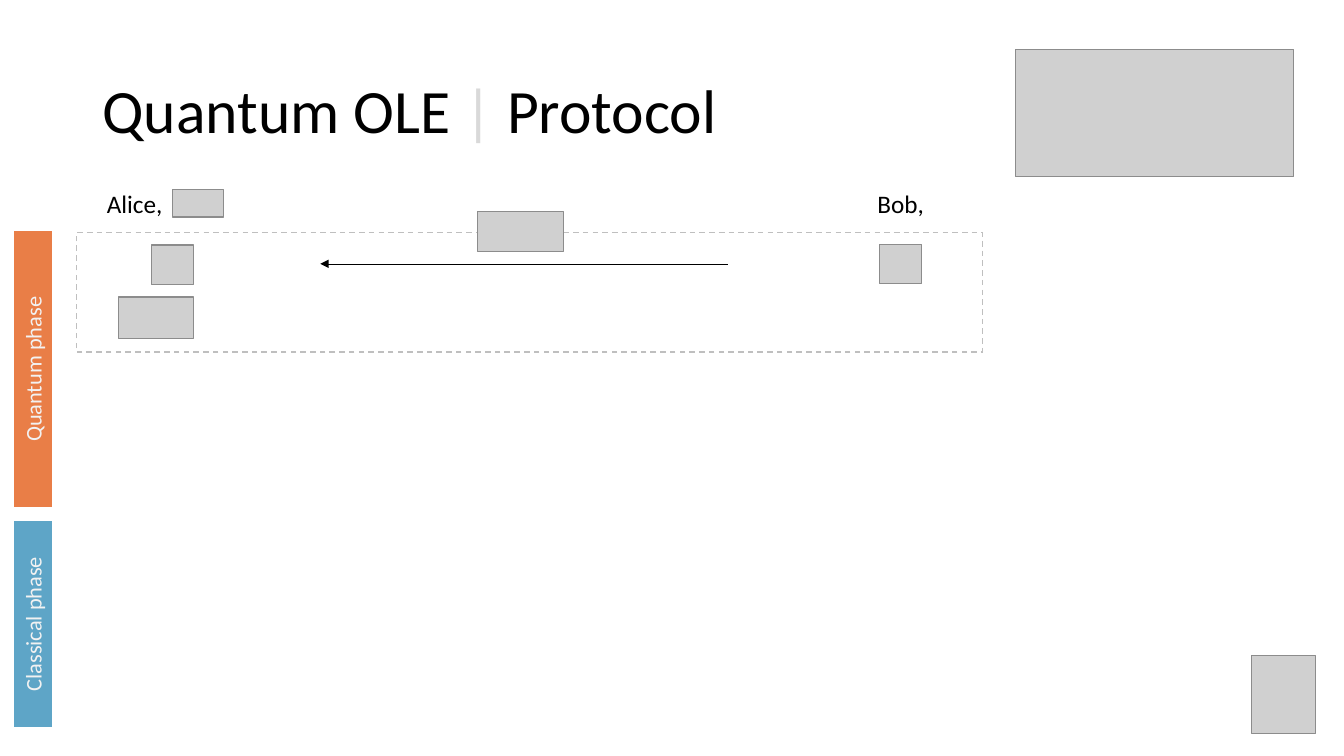
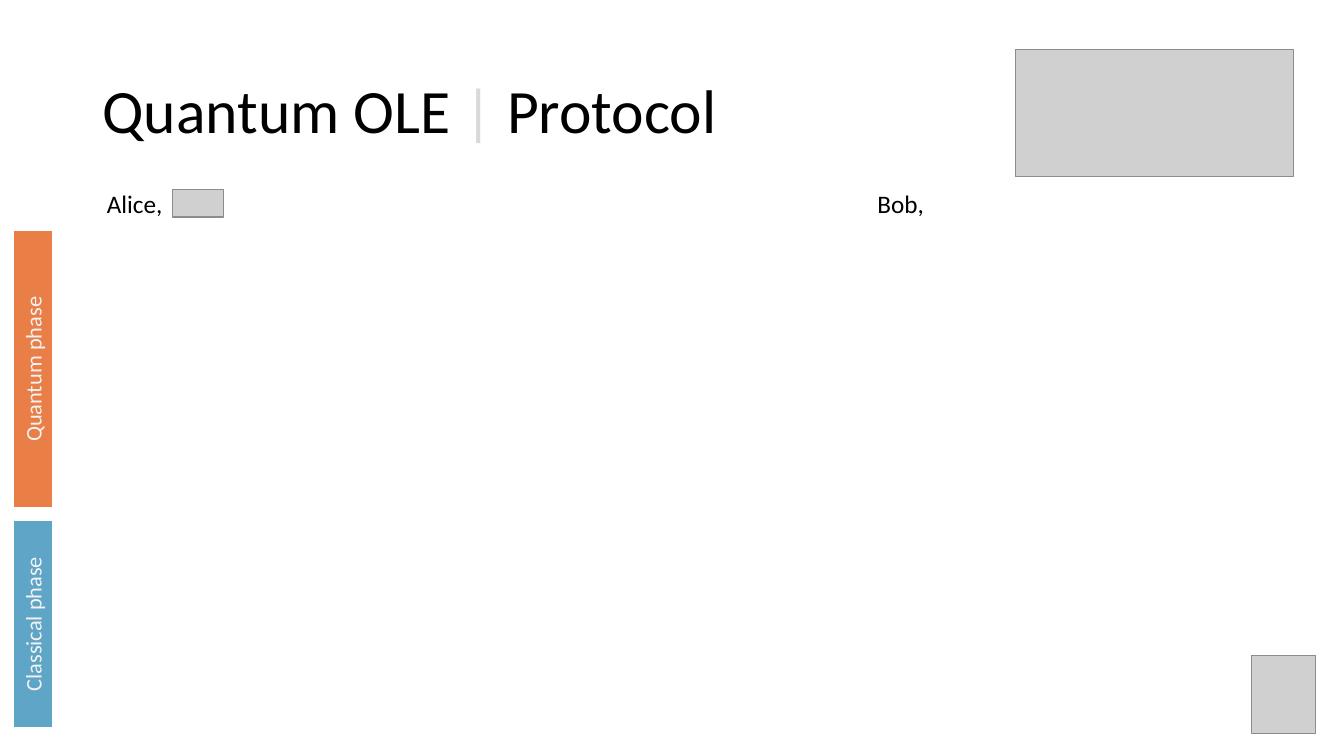
Before and after one commit to manel1874/PhD-thesis, a slide deck: slide 63 of thesis_defense/Thesis_presentation.pptx. Drawn at 1344x756 pixels with LibreOffice and Linux fonts; fonts in the diff are those of the drawing; grey boxes stand for pictures; background and template pictures are left out. Boxes give left, top, right and bottom in pixels: in the first picture for what was removed or moved away, otherwise in the second. Text is boxed around its words. In the diff, an @@ line names an element or a change of style, - is before the commit and + after.

```diff
--- a/thesis_defense/Thesis_presentation.pptx
+++ b/thesis_defense/Thesis_presentation.pptx
@@ rectangle removed at <box>77,232,983,352</box> @@
@@ picture removed at <box>477,212,563,251</box> @@
@@ picture removed at <box>151,245,194,284</box> @@
@@ arrow removed from (728, 264) to (321, 264) @@
@@ picture removed at <box>880,244,923,283</box> @@
@@ picture removed at <box>118,297,194,339</box> @@
```
Also in this commit, not shown: 9 other slides changed, 16 slides added, 1 other file.
